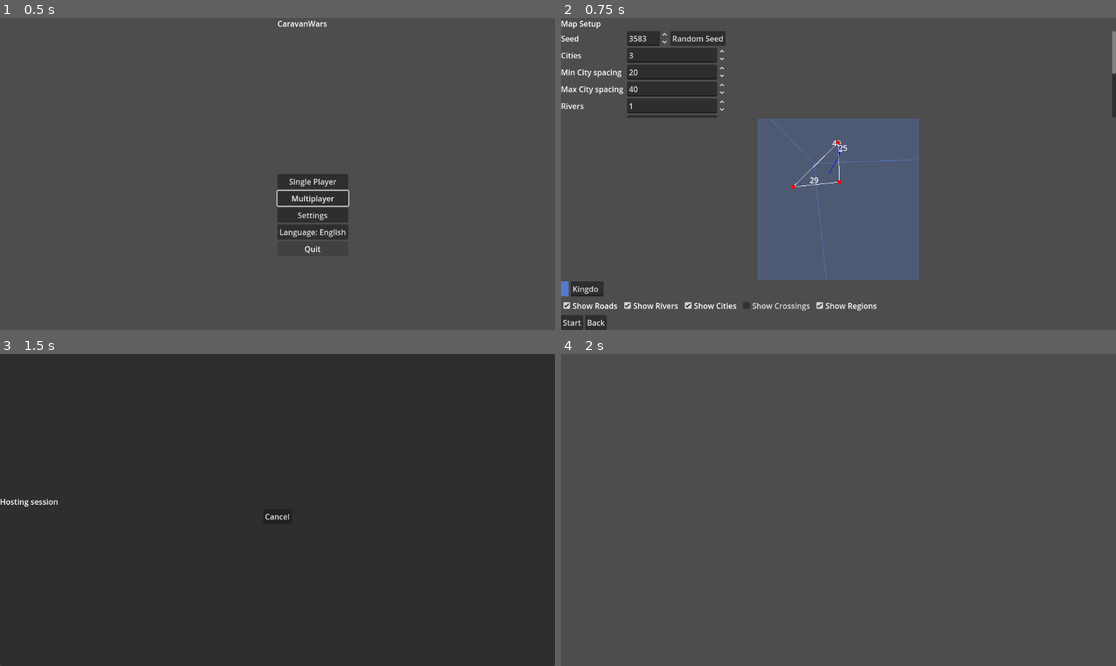
Above: before the commit, frames 1-4 (two rows, left to right).
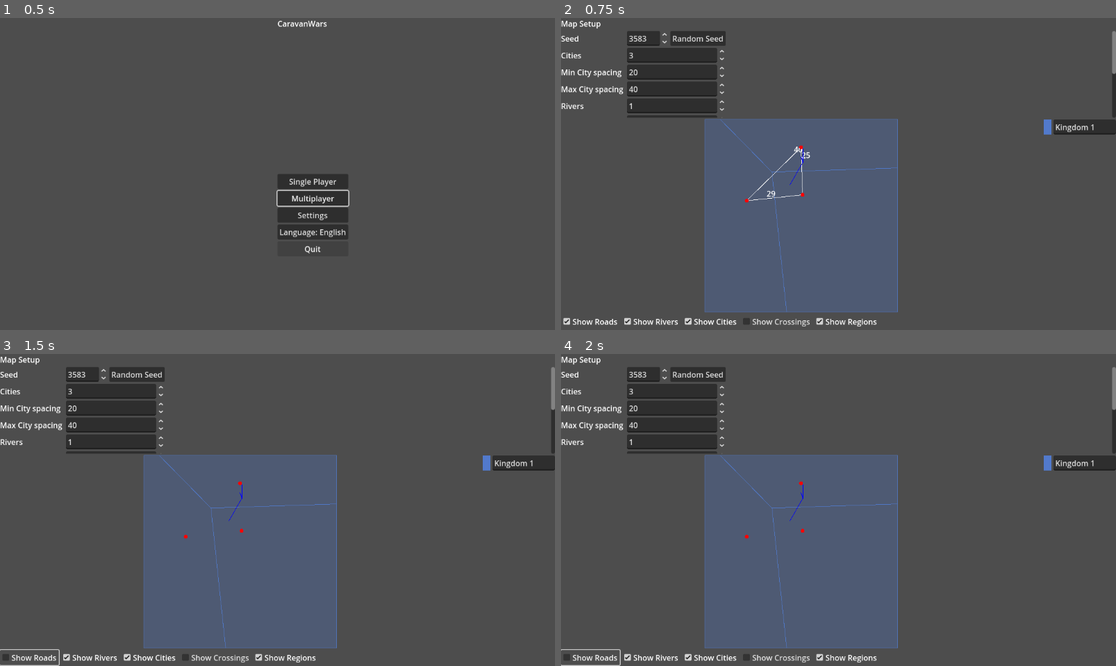
Above: after the commit, the same moments.

Repository: sepa79/CaravanWars
Game: Godot game, scene res://scenes/Main.tscn
Two runs of this game, one before a commit and one after it. Both use one fixed random seed, a clock stepped at 60 frames per second and the inputs below.
Inputs (mouse positions are in pixels of both pictures, inside the frame that each line leads up to):
- Up to frame 1 (0.5 s): no input
- Up to frame 2 (0.75 s): click "Single Player" at 0.5 s
- Up to frame 3 (1.5 s): click (11, 659) at 1.25 s, where only the run before the commit has a clickable "Start"
- Up to frame 4 (2 s): no input

Frame 1 is identical in both runs. In frame 2, 13% of the frame differs, in the area x 0-100%, y 32-100%; in frame 3, 95%, in the area x 0-100%, y 0-100%; in frame 4, 27%.

Commit message:
Improve map setup layout and enable resizable window

Diff:
--- a/game/project.godot
+++ b/game/project.godot
@@ -19,3 +19,6 @@
 App="*res://autoload/App.gd"
 I18N="*res://autoload/I18N.gd"
 Net="*res://autoload/Net.gd"
+
+[display]
+window/size/resizable=true
--- a/game/ui/MapSetupScreen.gd
+++ b/game/ui/MapSetupScreen.gd
@@ -27,8 +27,8 @@
 @onready var width_spin: SpinBox = params.get_node("Width")
 @onready var height_label: Label = params.get_node("HeightLabel")
 @onready var height_spin: SpinBox = params.get_node("Height")
-@onready var map_view: MapView = $VBox/MapView
-@onready var kingdom_legend: VBoxContainer = $VBox/KingdomLegend
+@onready var map_view: MapView = $VBox/MapRow/MapView
+@onready var kingdom_legend: VBoxContainer = $VBox/MapRow/KingdomLegend
 @onready var show_roads_check: CheckBox = $VBox/Layers/ShowRoads
 @onready var show_rivers_check: CheckBox = $VBox/Layers/ShowRivers
 @onready var show_cities_check: CheckBox = $VBox/Layers/ShowCities
@@ -235,12 +235,14 @@
     var names: Dictionary = current_map["kingdom_names"]
     for kingdom_id in colors.keys():
         var entry := HBoxContainer.new()
+        entry.size_flags_horizontal = Control.SIZE_EXPAND_FILL
         kingdom_legend.add_child(entry)
         var swatch := ColorRect.new()
         swatch.custom_minimum_size = Vector2(16, 16)
         swatch.color = colors[kingdom_id]
         entry.add_child(swatch)
         var name_edit := LineEdit.new()
+        name_edit.size_flags_horizontal = Control.SIZE_EXPAND_FILL
         name_edit.text = names.get(kingdom_id, "Kingdom %d" % kingdom_id)
         name_edit.text_changed.connect(_on_kingdom_name_changed.bind(kingdom_id))
         entry.add_child(name_edit)
--- a/game/ui/MapSetupScreen.tscn
+++ b/game/ui/MapSetupScreen.tscn
@@ -115,13 +115,20 @@
 step = 10.0
 value = 100.0
 
-[node name="MapView" type="Control" parent="VBox"]
-custom_minimum_size = Vector2(400, 300)
+[node name="MapRow" type="HBoxContainer" parent="VBox"]
+size_flags_horizontal = 3
+size_flags_vertical = 3
+
+[node name="MapView" type="Control" parent="VBox/MapRow"]
+custom_minimum_size = Vector2(600, 400)
 size_flags_horizontal = 3
 size_flags_vertical = 3
 script = ExtResource(2)
 
-[node name="KingdomLegend" type="VBoxContainer" parent="VBox"]
+[node name="KingdomLegend" type="VBoxContainer" parent="VBox/MapRow"]
+custom_minimum_size = Vector2(150, 0)
+size_flags_horizontal = 1
+size_flags_vertical = 3
 
 [node name="Layers" type="HBoxContainer" parent="VBox"]
 size_flags_horizontal = 3
